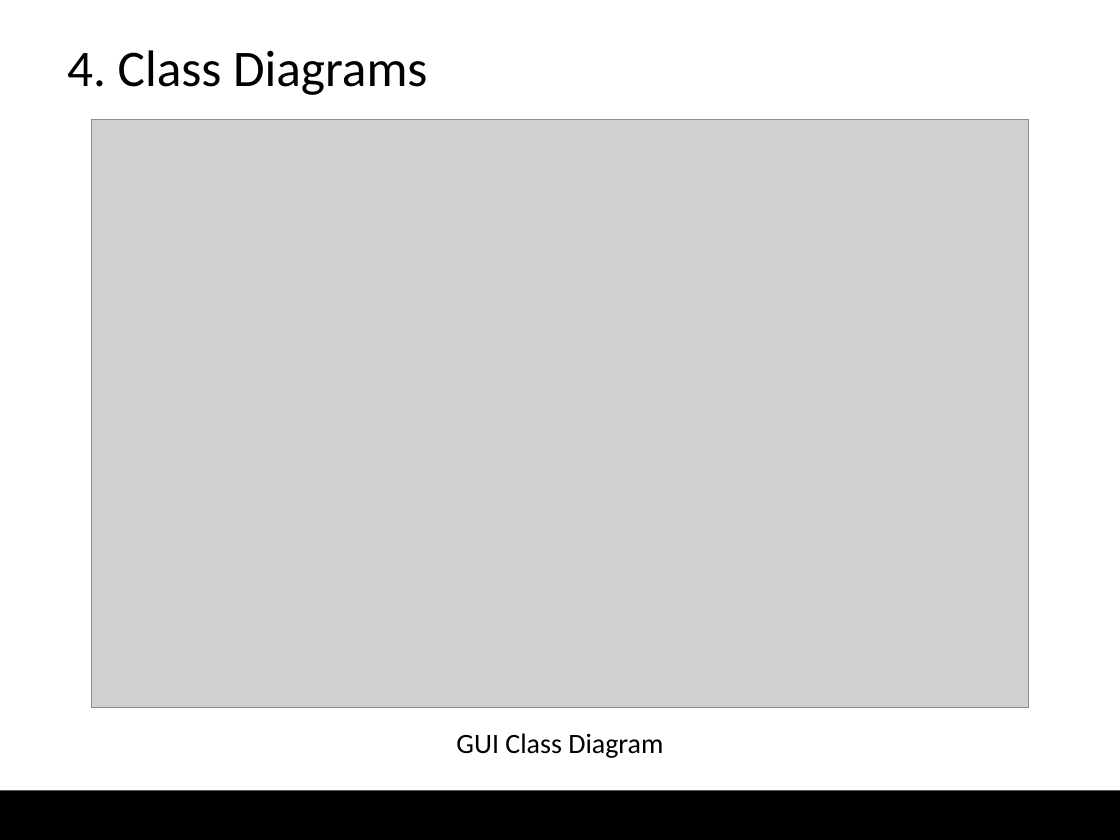
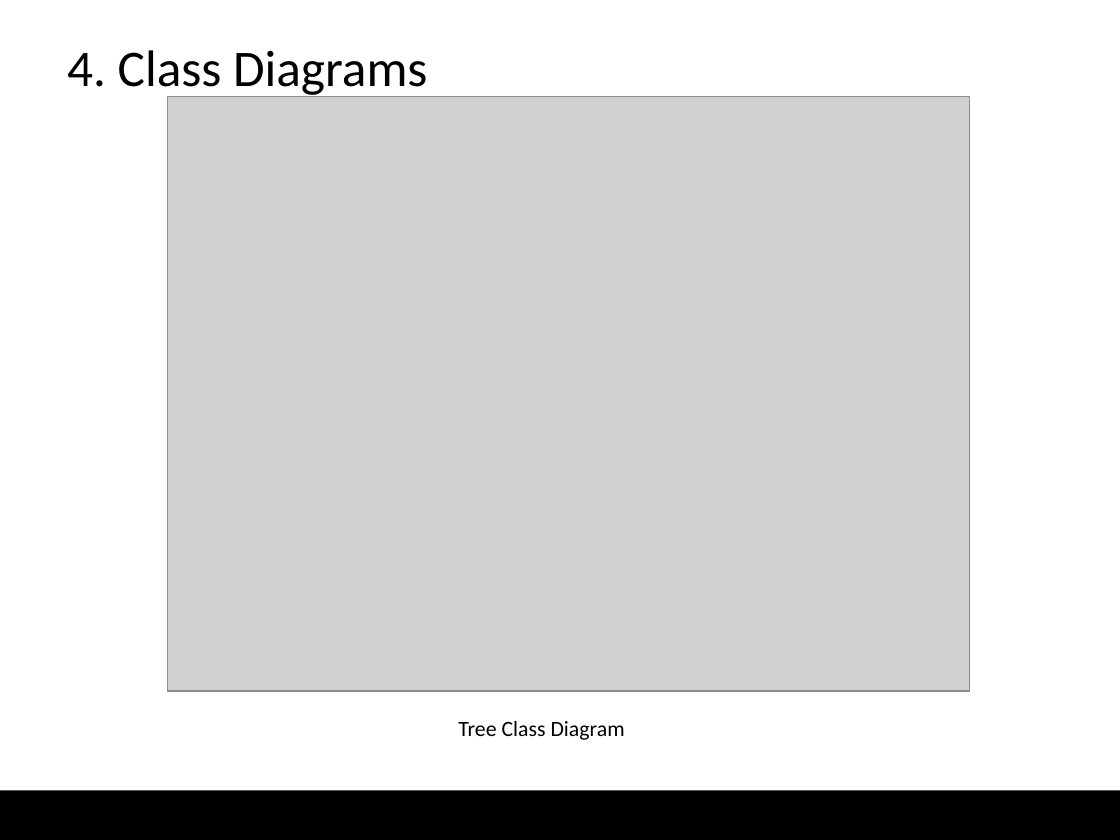
Before and after one commit to anhvu2501/OOLT.ICT.20202.Team13, a slide deck: slide 5 of presentation/OOLT.ICT.20202.Team13.pptx. Drawn at 1120x840 pixels with LibreOffice and Linux fonts; fonts in the diff are those of the drawing; grey boxes stand for pictures. Boxes give left, top, right and bottom in pixels: in the first picture for what was removed or moved away, otherwise in the second. Text is boxed around its words. In the diff, an @@ line names an element or a change of style, - is before the commit and + after.

```diff
--- a/presentation/OOLT.ICT.20202.Team13.pptx
+++ b/presentation/OOLT.ICT.20202.Team13.pptx
@@ picture: place and size @@
-picture at <box>92,120,1029,708</box>
+picture at <box>167,96,969,691</box>
@@ text at <box>458,721,625,740</box>: text changed; size 18 to 14 pt @@
-GUI Class Diagram
+Tree Class Diagram
```
Also in this commit, not shown: 2 other slides changed, 3 slides added, 2 slides removed, 3 other files.
